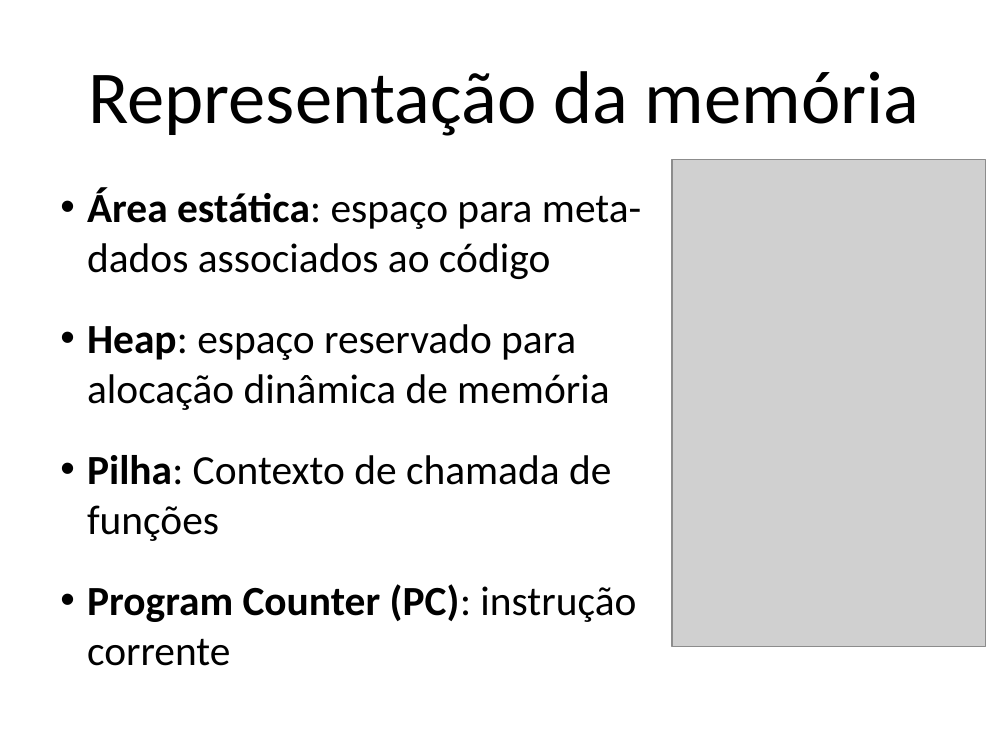
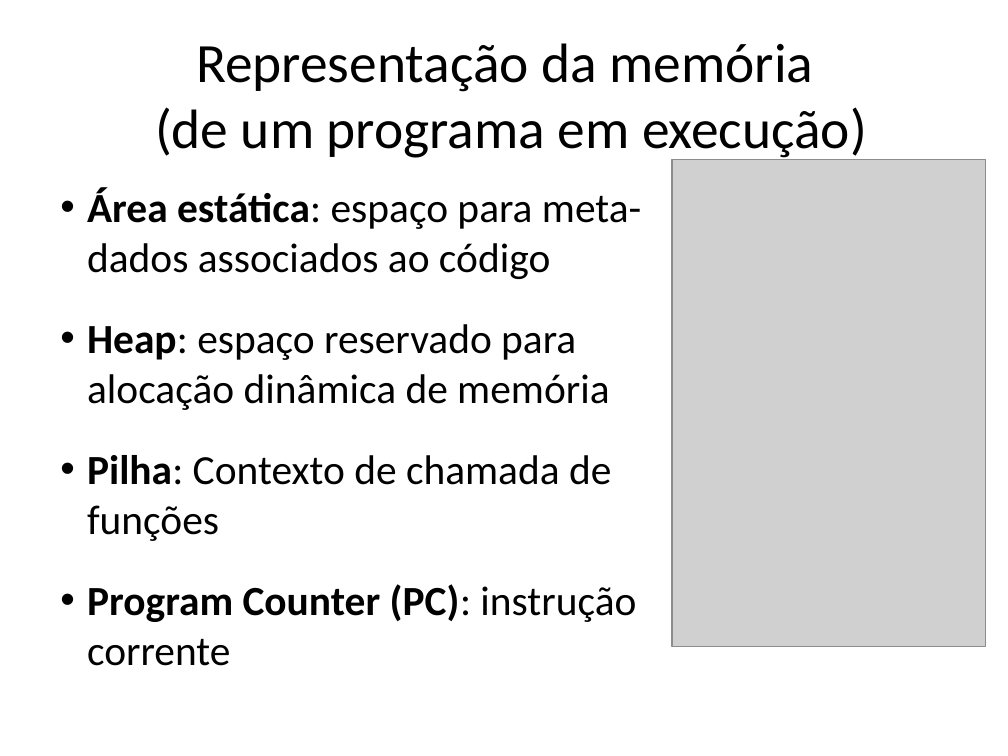
Before and after one commit to damorim/compilers-cin, a slide deck: slide 3 of slides-aulas/ambiente-exec-e-geracao-codigo.pptx. Drawn at 1008x756 pixels with LibreOffice and Linux fonts; fonts in the diff are those of the drawing; grey boxes stand for pictures. Boxes give left, top, right and bottom in pixels: in the first picture for what was removed or moved away, otherwise in the second. Text is boxed around its words. In the diff, an @@ line names an element or a change of style, - is before the commit and + after.

```diff
--- a/slides-aulas/ambiente-exec-e-geracao-codigo.pptx
+++ b/slides-aulas/ambiente-exec-e-geracao-codigo.pptx
@@ title at box(155, 43, 867, 162): text changed; size 53.3 to 39.6 pt @@
-Representação da memória
+Representação da memória
+(de um programa em execução)
```
Also in this commit, not shown: 11 other slides changed, 14 slides added, 1 slide removed.
